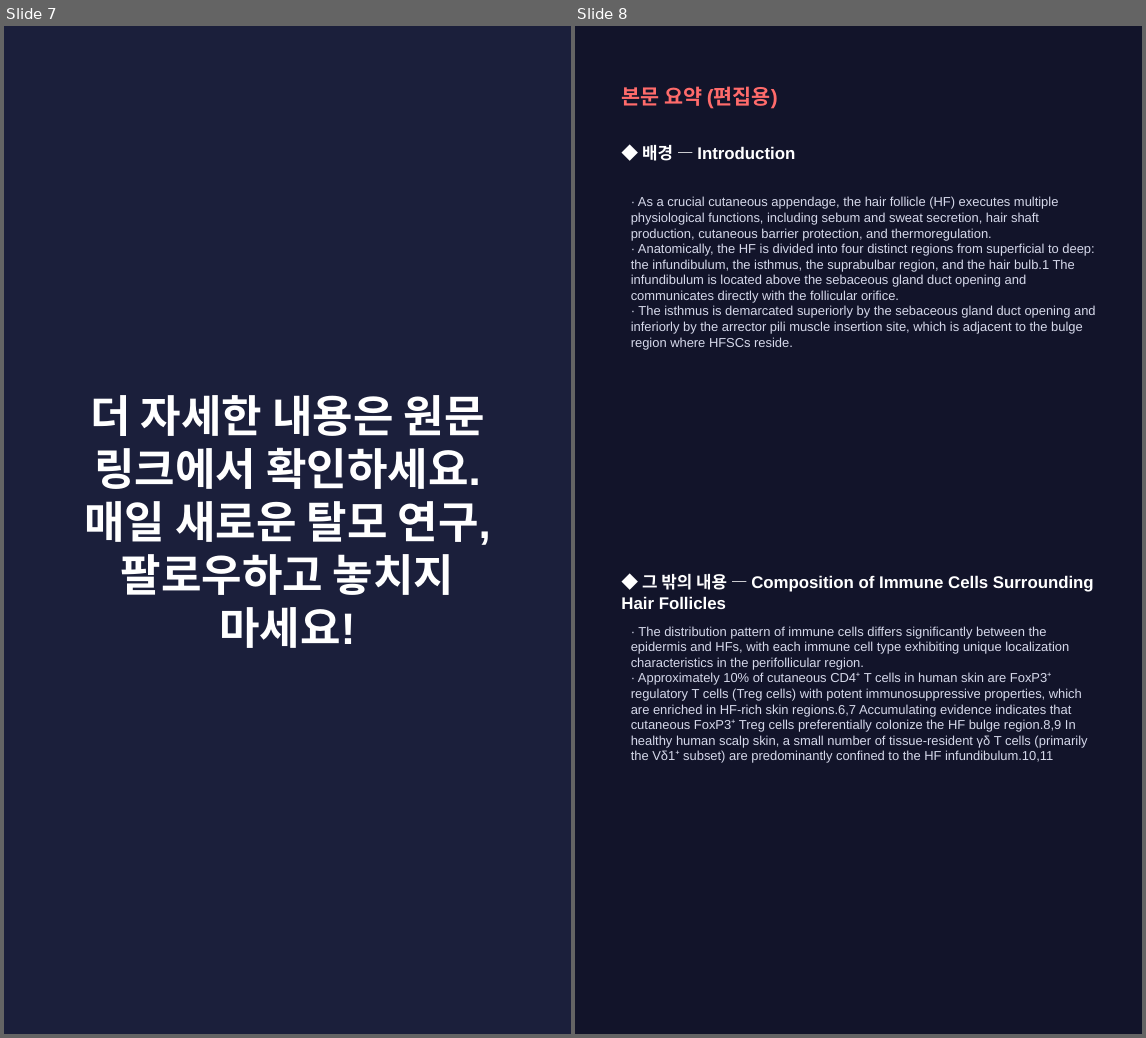
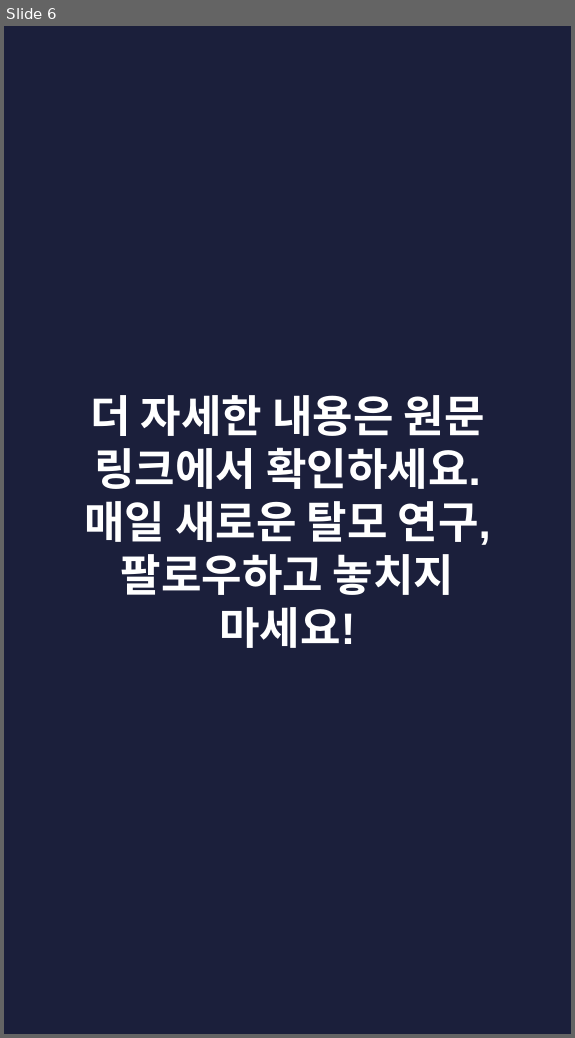
Before and after one commit to hyokang2010-BJ-ANTH/product-builder-test, a slide deck: pwa/data/latest/slides.pptx. Shown side by side, each under a label of ours: slides 7 and 8 before the commit, slide 6 after it. The pictures are 1146x1038 and 575x1038 pixels, drawn with LibreOffice and Linux fonts; fonts in the diff are those of the drawing. Boxes give left, top, right and bottom in pixels: in the first picture for what was removed or moved away, otherwise in the second. Text is boxed around its words. In the diff, an @@ line names an element or a change of style, - is before the commit and + after.

```diff
--- a/pwa/data/latest/slides.pptx
+++ b/pwa/data/latest/slides.pptx
@@ slide 8 removed at (x1=575, y1=26, x2=1142, y2=1034), background #12142A @@
@@ text removed at (x1=621, y1=86, x2=778, y2=109) @@
-본문 요약 (편집용)
@@ text removed at (x1=642, y1=145, x2=795, y2=161) @@
-◆ 배경 — Introduction
@@ text removed at (x1=631, y1=196, x2=1096, y2=349) @@
-· As a crucial cutaneous appendage, the hair follicle (HF) executes multiple physiological functions, including sebum and sweat secretion, hair shaft production, cutaneous barrier protection, and thermoregulation.
-· Anatomically, the HF is divided into four distinct regions from superficial to deep: the infundibulum, the isthmus, the suprabulbar region, and the hair bulb.1 The infundibulum is located above the sebaceous gland duct opening and communicates directly with the follicular orifice.
-· The isthmus is demarcated superiorly by the sebaceous gland duct opening and inferiorly by the arrector pili muscle insertion site, which is adjacent to the bulge region where HFSCs reside.
@@ text removed at (x1=621, y1=574, x2=1094, y2=609) @@
-◆ 그 밖의 내용 — Composition of Immune Cells Surrounding Hair Follicles
@@ text removed at (x1=631, y1=626, x2=1087, y2=763) @@
-· The distribution pattern of immune cells differs significantly between the epidermis and HFs, with each immune cell type exhibiting unique localization characteristics in the perifollicular region.
-· Approximately 10% of cutaneous CD4⁺ T cells in human skin are FoxP3⁺ regulatory T cells (Treg cells) with potent immunosuppressive properties, which are enriched in HF-rich skin regions.6,7 Accumulating evidence indicates that cutaneous FoxP3⁺ Treg cells preferentially colonize the HF bulge region.8,9 In healthy human scalp skin, a small number of tissue-resident γδ T cells (primarily the Vδ1⁺ subset) are predominantly confined to the HF infundibulum.10,11
@@ what was slide 7 is now slide 6 @@
```
Also in this commit, not shown: 3 slides changed, 4 slides added, 5 other slides removed, 27 other files.
